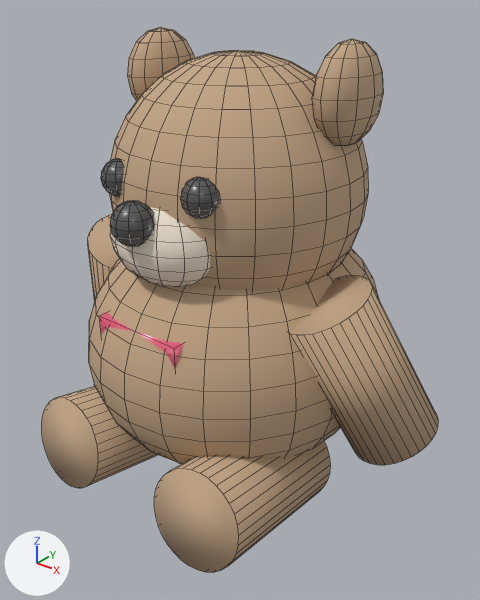
A saved change to the Blender file public/models/blender/giant_bear.blend.
Both versions are drawn from a 50 mm camera at (1.98, -2.47, 1.9) aimed at (0.06, -0.06, 0.41). Arrows for +X, +Y and +Z are at lower left; the lights stay in place. The first picture is the older version. Mesh edges are drawn as thin lines.

Script lines for the objects in view, before the commit:
```python
me_sphere = bpy.data.meshes.new('Sphere')
me_sphere.from_pydata(...)  # 1504 vertices, 1482 faces; spans x -1.07..1.07, y -0.79..0.72, z -0.87..1.58
me_sphere.polygons.foreach_set('use_smooth', [True] * 1482)
# faces by material slot: [1096, 140, 240, 6]
me_sphere.materials.append(mat_bearfurbrown)  # beige #c4a686
me_sphere.materials.append(mat_bearmuzzlecream)  # pale yellow #f1e5d3
me_sphere.materials.append(mat_bearnoseeyes)  # dark grey #595959
me_sphere.materials.append(mat_bearribbonred)  # red #f16181
ob_giantteddybear = bpy.data.objects.new('GiantTeddyBear', me_sphere)
ob_giantteddybear.location = (0.0, 0.0, 0.18)
ob_giantteddybear.scale = (1.05, 1.15, 0.95)
```
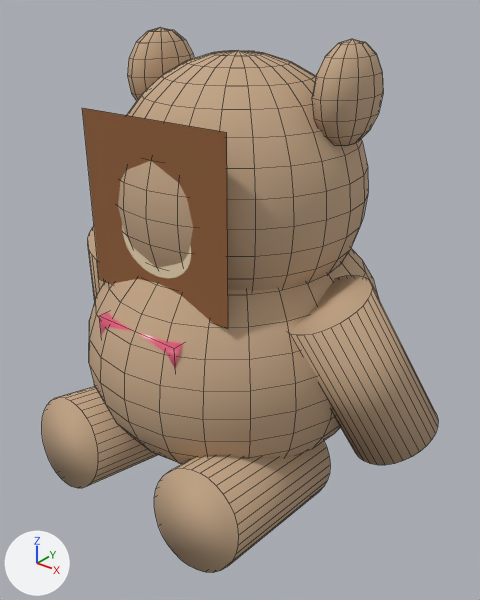
Where the change shows, as pixel boxes [x1, y1, x2, y2] in the pictures (480 x 600 px):
part 1 of me_sphere, deleted (pale yellow): before [110, 207, 210, 287]
part 2 of me_sphere, deleted: before [101, 159, 124, 196]
part 3 of me_sphere, deleted: before [180, 177, 219, 219]
part 4 of me_sphere, deleted: before [110, 200, 154, 247]
part 5 of me_sphere, added (brown): after [82, 108, 228, 329]

What changed in the scene script:
```text
Add img_teddy_bear_face_png:
    img_teddy_bear_face_png = load_image('teddy_bear_face.png', '../textures/teddy_bear_face.png', 512, 512, 'sRGB')
Add mat_bearfacetex:
    mat_bearfacetex = principled_material('BearFaceTex')
    mat_bearfacetex.texture = img_teddy_bear_face_png
    mat_bearfacetex.roughness = 0.85
Change me_sphere:
    used by ob_giantteddybear; location = (0.0, 0.0, 0.18); scale = (1.05, 1.15, 0.95)
    verts and faces of me_sphere; kept vertices keep their numbers, new ones are numbered from 1504
    remove me_sphere.from_pydata(...)  # 1504 vertices, 1482 faces; spans x -1.07..1.07, y -0.79..0.72, z -0.87..1.58
    add me_sphere.from_pydata(...)  # 1164 vertices, 1103 faces; spans x -1.07..1.07, y -0.79..0.72, z -0.87..1.58
    me_sphere part 1: the loose piece of 128 vertices spanning x -0.27..0.27, y -0.62..-0.25, z 0.5..0.94 is deleted
    me_sphere part 2: the loose piece of 72 vertices spanning x -0.3..-0.15, y -0.54..-0.4, z 0.88..1.06 is deleted
    me_sphere part 3: the loose piece of 72 vertices spanning x 0.15..0.3, y -0.54..-0.4, z 0.88..1.06 is deleted
    me_sphere part 4: the loose piece of 72 vertices spanning x -0.09..0.09, y -0.69..-0.52, z 0.75..0.95 is deleted
    me_sphere part 5
    add verts[1504] = (-0.39, -0.5, 0.42)  # pixel (99, 279)
    add verts[1505] = (0.39, -0.5, 0.42)  # pixel (228, 328)
    add verts[1506] = (-0.39, -0.5, 1.28)  # pixel (82, 107)
    add verts[1507] = (0.39, -0.5, 1.28)  # pixel (226, 132)
    add faces += [(1504, 1505, 1507, 1506)]  # mat_bearfacetex (picture img_teddy_bear_face_png)
    remove me_sphere.materials.append(mat_bearmuzzlecream)  # pale yellow #f1e5d3
    remove me_sphere.materials.append(mat_bearnoseeyes)  # dark grey #595959
    add me_sphere.materials.append(mat_bearfacetex)  # picture img_teddy_bear_face_png
```
